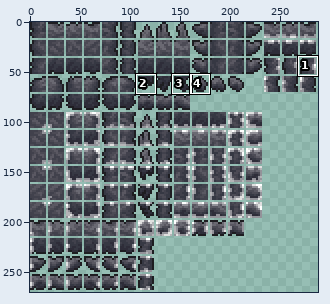
Sprite sheet: Content/Tiles/Protolith.png. The picture above shows the old version from afar; the outline marks the close-up.
Close-up. Earlier state:
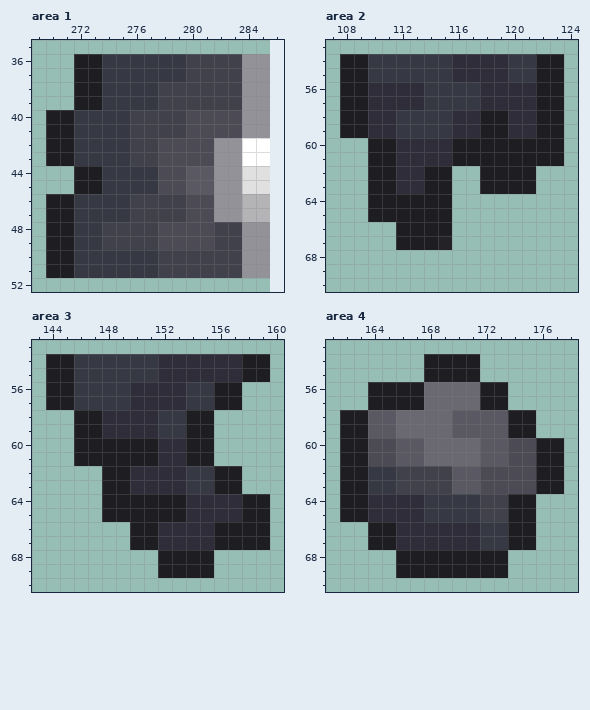
The file is 286x269 pixels. Colours within 5 levels of each other are drawn and written as one. Shown: area 1: x 269..286, y 35..52; area 2: x 107..124, y 53..70; area 3: x 143..160, y 53..70; area 4: x 161..178, y 53..70. The old version is drawn lined up with the new one, on the new canvas. The commit also changed other parts of the picture, which this record leaves out.
The result:
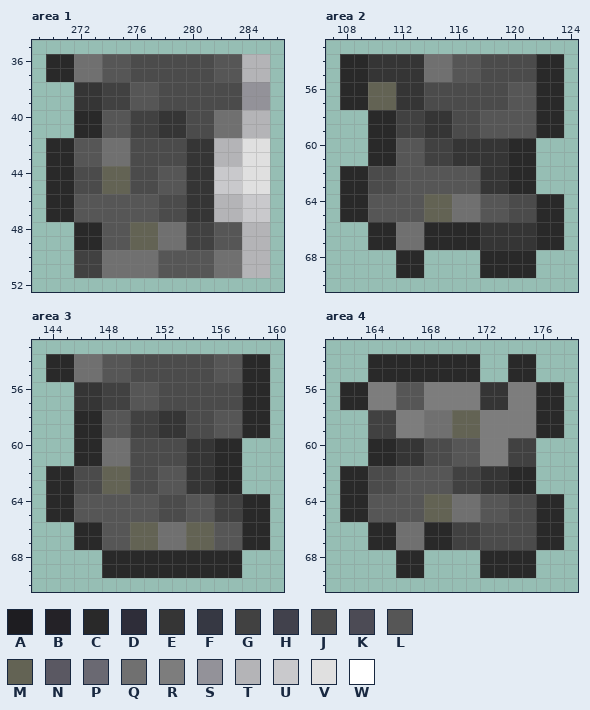
Palette (. is transparent): A #1e1d21  B #242227  C #292929  D #2e2d39  E #353535  F #363843  G #414141  H #41414c  J #4b4b4b  K #4c4b55  L #565656  M #636354  N #5a5862  P #6a6972  Q #707070  R #7d7d7d  S #939299  T #b4b4b7  U #c9c9cc  V #e0e0e0  W #ffffff
The exact change:
canvas 286x269 -> 288x270
--- area 1
@@ x 269..286 @@
 35 ..................
-36 ...AAFFFFFFHHHHSS.
-37 ...AAFFFFFFHHHHSS.
-38 ...AAFFFFHHHHHHSS.
-39 ...AAFFFFHHHHHHSS.
-40 .AAFFFFHHHHKKKKSS.
-41 .AAFFFFHHHHKKKKSS.
-42 .AAFFFFHHKKKKSSWW.
-43 .AAFFFFHHKKKKSSWW.
-44 ...AAFFFFKKNNSSVV.
-45 ...AAFFFFKKNNSSVV.
-46 .AAFFFFHHHHKKSSTT.
-47 .AAFFFFHHHHKKSSTT.
-48 .AAFFHHHHKKKKHHSS.
-49 .AAFFHHHHKKKKHHSS.
-50 .AAFFFFFFHHHHHHSS.
-51 .AAFFFFFFHHHHHHSS.
+36 .CCQQLLJJJJJJLLTT.
+37 .CCQQLLJJJJJJLLTT.
+38 ...EEGGLLJJJJJJSS.
+39 ...EEGGLLJJJJJJSS.
+40 ...CCLLGGEEJJQQTT.
+41 ...CCLLGGEEJJQQTT.
+42 .CCLLQQJJJJEETTVV.
+43 .CCLLQQJJJJEETTVV.
+44 .CCJJMMJJLLEEUUVV.
+45 .CCJJMMJJLLEEUUVV.
+46 .CCLLLLLLJJEETTUU.
+47 .CCLLLLLLJJEETTUU.
+48 ...CCLLMMQQGGLLTT.
+49 ...CCLLMMQQGGLLTT.
+50 ...GGQQQQLLLLQQTT.
+51 ...GGQQQQLLLLQQTT.
 52 ..................
--- area 2
@@ x 107..124 @@
 53 ..................
-54 .AAFFFFFFDDDDFFAA.
-55 .AAFFFFFFDDDDFFAA.
-56 .AADDDDFFFFDDDDAA.
-57 .AADDDDFFFFDDDDAA.
-58 .AADDFFFFDDAADDAA.
-59 .AADDFFFFDDAADDAA.
-60 ...AADDDDAAAAAAAA.
-61 ...AADDDDAAAAAAAA.
-62 ...AADDAA..AAAA...
-63 ...AADDAA..AAAA...
-64 ...AAAAAA.........
-65 ...AAAAAA.........
-66 .....AAAA.........
-67 .....AAAB.........
-68 ..................
-69 ..................
+54 .CCEEEEQQLLJJJJCC.
+55 .CCEEEEQQLLJJJJCC.
+56 .CCMMEEJJJJJJLLCC.
+57 .CCMMEEJJJJJJLLCC.
+58 ...CCGGEEJJLLLLCC.
+59 ...CCGGEEJJLLLLCC.
+60 ...CCLLGGEEEECC...
+61 ...CCLLGGEEEECC...
+62 .CCJJLLLLLLEECC...
+63 .CCJJLLLLLLEECC...
+64 .CCLLLLMMQQLLJJCC.
+65 .CCLLLLMMQQLLJJCC.
+66 ...CCQQCCCCEEEECC.
+67 ...CCQQCCCCEEEECC.
+68 .....CC....CCCC...
+69 .....CC....CCCC...
 70 ..................
--- area 3
@@ x 143..160 @@
 53 ..................
-54 .AAFFFFFFDDDDDDAA.
-55 .AAFFFFFFDDDDDDAA.
-56 .AAFFFFDDDDFFAA...
-57 .AAFFFFDDDDFFAA...
-58 ...AADDDDFFAA.....
-59 ...AADDDDFFAA.....
-60 ...AAAAAADDAA.....
-61 ...AAAAAADDAA.....
-62 .....AADDDDFFAA...
-63 .....AADDDDFFAA...
-64 .....AAAAAADDDDAA.
-65 .....AAAAAADDDDAA.
-66 .......AADDDDAAAA.
-67 .......AADDDDAAAA.
-68 .........AAAA.....
-69 .........AAAA.....
+54 .CCQQLLJJJJJJLLCC.
+55 .CCQQLLJJJJJJLLCC.
+56 ...EEGGLLJJJJJJCC.
+57 ...EEGGLLJJJJJJCC.
+58 ...CCLLGGEEJJLLCC.
+59 ...CCLLGGEEJJLLCC.
+60 ...CCQQJJJJEECC...
+61 ...CCQQJJJJEECC...
+62 .CCJJMMJJLLEECC...
+63 .CCJJMMJJLLEECC...
+64 .CCLLLLLLJJLLGGCC.
+65 .CCLLLLLLJJLLGGCC.
+66 ...CCLLMMQQMMLLCC.
+67 ...CCLLMMQQMMLLCC.
+68 .....CCCCCCCCCC...
+69 .....CCCCCCCCCC...
 70 ..................
--- area 4
@@ x 161..178 @@
 53 ..................
-54 .......AAAA.......
-55 .......AAAA.......
-56 ...AAAAPPPPAA.....
-57 ...AAAAPPPPAA.....
-58 .AANNPPPPNNNNAA...
-59 .AANNPPPPNNNNAA...
-60 .AAKKNNPPPPNNKKAA.
-61 .AAKKNNPPPPNNKKAA.
-62 .AAFFHHHHNNKKKKAA.
-63 .AAFFHHHHNNKKKKAA.
-64 .AADDDDFFFFHHAA...
-65 .AADDDDFFFFHHAA...
-66 ...AADDDDDDFFAA...
-67 ...AADDDDDDFFAA...
-68 .....AAAAAAAA.....
-69 .....AAAAAAAA.....
+54 ...CCCCCCCC..CC...
+55 ...CCCCCCCC..CC...
+56 .CCRRLLRRRREERRCC.
+57 .CCRRLLRRRREERRCC.
+58 ...GGRRQQMMRRRRCC.
+59 ...GGRRQQMMRRRRCC.
+60 ...CCEEJJLLRRGG...
+61 ...CCEEJJLLRRGG...
+62 .CCJJLLLLGGEECC...
+63 .CCJJLLLLGGEECC...
+64 .CCLLLLMMQQLLJJCC.
+65 .CCLLLLMMQQLLJJCC.
+66 ...CCQQCCGGJJJJCC.
+67 ...CCQQCCGGJJJJCC.
+68 .....CC....CCCC...
+69 .....CC....CCCC...
 70 ..................
Changed places in both close-ups, as pixel boxes (x1, y1, x2, y2):
changed: (46, 54, 270, 278)
changed: (340, 54, 564, 278)
changed: (46, 354, 270, 578)
changed: (340, 354, 564, 578)
